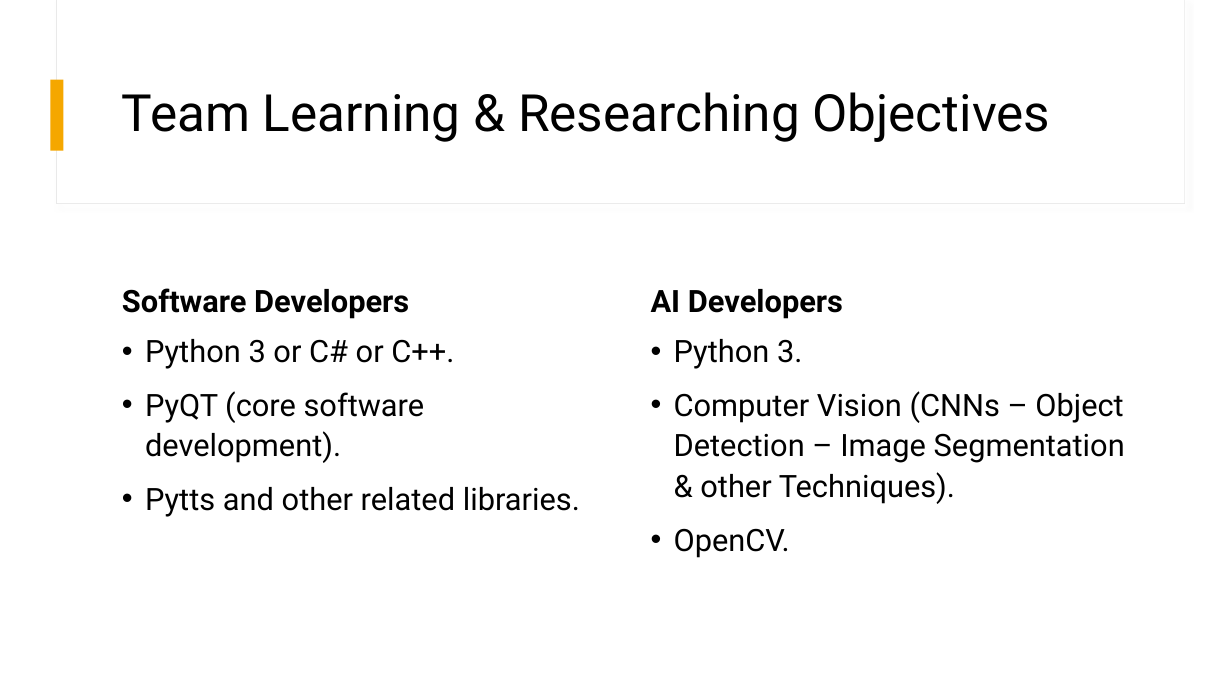
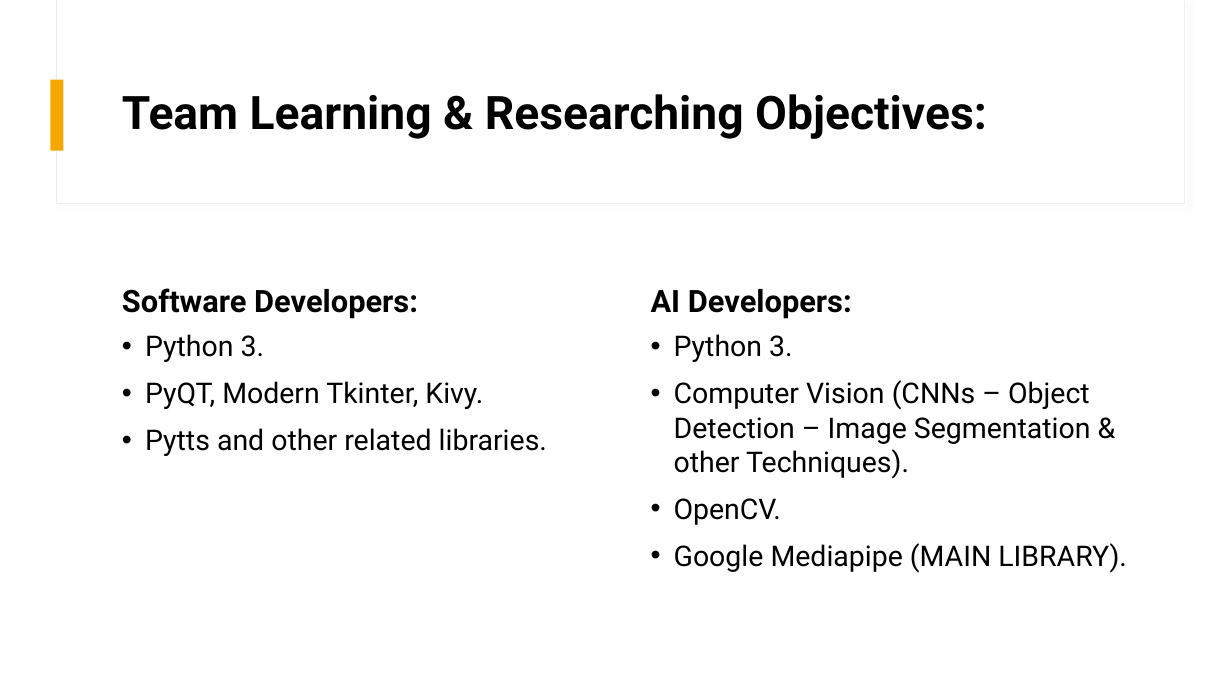
Before and after one commit to BaselMohamed802/EyeTalk, a slide deck: slide 8 of Documentation/Eyetalk Presentation 10-29-2025.pptx (slide 10 before the commit). Drawn at 1232x693 pixels with LibreOffice and Linux fonts; fonts in the diff are those of the drawing. Boxes give left, top, right and bottom in pixels: in the first picture for what was removed or moved away, otherwise in the second. Text is boxed around its words. In the diff, an @@ line names an element or a change of style, - is before the commit and + after.

```diff
--- a/Documentation/Eyetalk Presentation 10-29-2025.pptx
+++ b/Documentation/Eyetalk Presentation 10-29-2025.pptx
@@ title at (122, 94, 987, 139): text changed; size 40 to 36 pt; bold on @@
-Team Learning & Researching Objectives
+Team Learning & Researching Objectives:
@@ text at (122, 288, 418, 319): text changed @@
-Software Developers
+Software Developers:
@@ text at (651, 289, 852, 319): text changed @@
-AI Developers
+AI Developers:
@@ text at (145, 334, 483, 409): text changed; size 24 to 22.2 pt @@
-• Python 3 or C# or C++.
-• PyQT (core software development).
+• Python 3.
+• PyQT, Modern Tkinter, Kivy.
@@ text at (674, 334, 1091, 525): size 24 to 22.2 pt in "Python 3.", "Computer Vision (CNNs – Object Detection – ...", "OpenCV."; line spacing 1.1 to 1 @@
@@ text at (145, 428, 547, 456): size 24 to 22.2 pt in "Pytts and other related libraries."; line spacing 1.1 to 1 @@
@@ text at (674, 543, 1127, 573): paragraph added @@
+• Google Mediapipe (MAIN LIBRARY).
```
Also in this commit, not shown: 5 other slides changed, 4 slides added, 4 slides removed.
